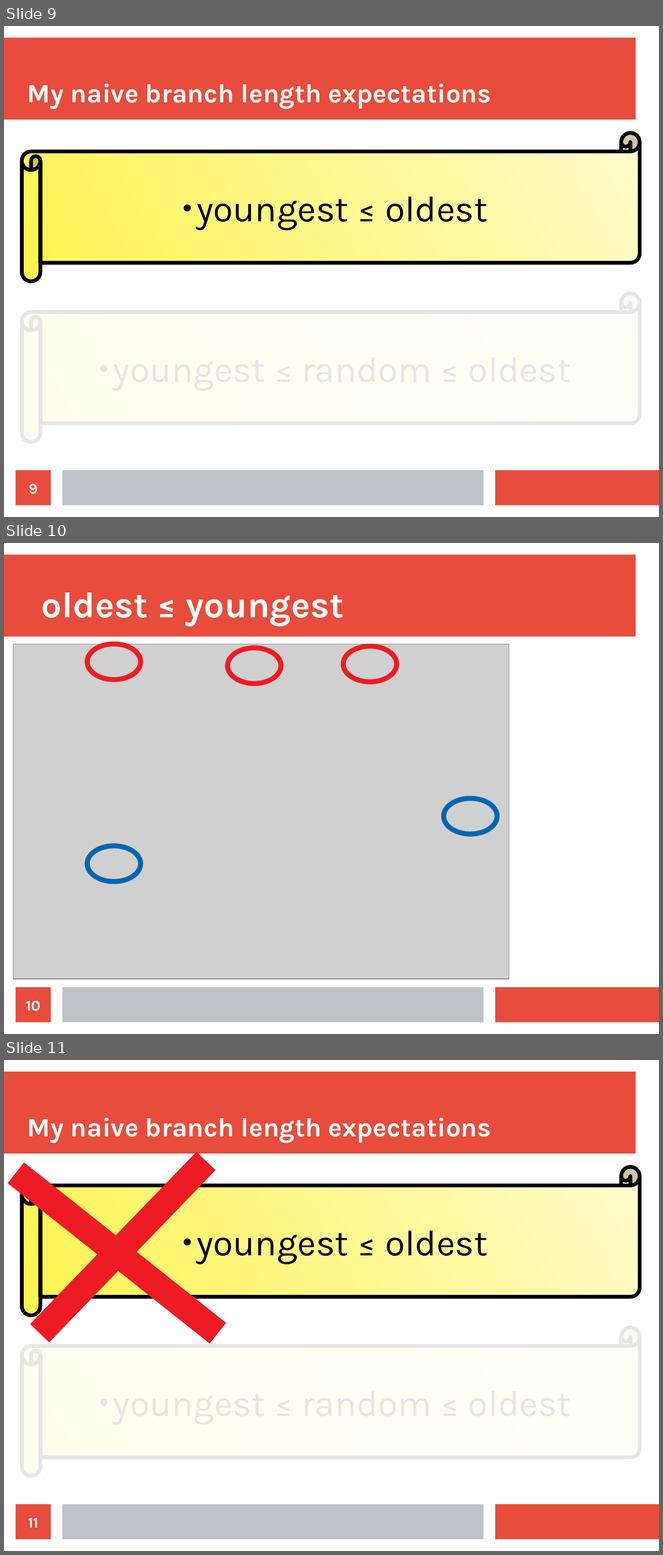
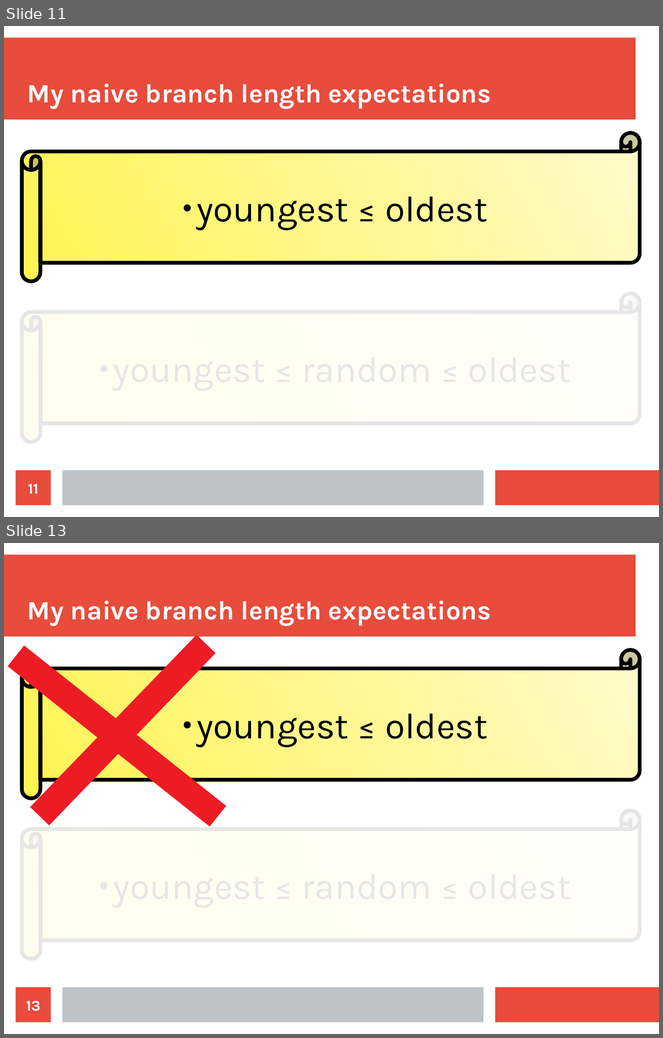
Before and after one commit to richelbilderbeek/Science, a slide deck: Bilderbeek20180502TeceMeeting/20180502Sampling.odp. Shown one above the other, each under a label of ours: slides 9, 10 and 11 before the commit, slides 11 and 13 after it; the slides between them are not shown. The pictures are 663x1555 and 663x1038 pixels, drawn with LibreOffice and Linux fonts; fonts in the diff are those of the drawing; grey boxes stand for pictures. Boxes give left, top, right and bottom in pixels: in the first picture for what was removed or moved away, otherwise in the second. Text is boxed around its words. In the diff, an @@ line names an element or a change of style, - is before the commit and + after.

```diff
--- a/Bilderbeek20180502TeceMeeting/20180502Sampling.odp
+++ b/Bilderbeek20180502TeceMeeting/20180502Sampling.odp
@@ slide 10 removed at (x1=4, y1=543, x2=659, y2=1034), background #FFFFFF; not listed: 3 template elements that a slide beside it also shows @@
@@ title removed at (x1=41, y1=592, x2=344, y2=626) @@
-oldest ≤ youngest
@@ picture removed at (x1=13, y1=644, x2=509, y2=979) @@
@@ ellipse removed at (x1=87, y1=644, x2=141, y2=680) @@
@@ ellipse removed at (x1=228, y1=648, x2=281, y2=684) @@
@@ ellipse removed at (x1=344, y1=646, x2=397, y2=682) @@
@@ ellipse removed at (x1=444, y1=799, x2=497, y2=834) @@
@@ ellipse removed at (x1=87, y1=846, x2=141, y2=882) @@
@@ page number removed at (x1=16, y1=988, x2=51, y2=1023) @@
-10
@@ what was slide 9 is now slide 11 @@
@@ page number at (x1=28, y1=484, x2=38, y2=494): text changed @@
-9
+11
@@ what was slide 11 is now slide 13 @@
@@ page number at (x1=26, y1=1001, x2=40, y2=1012): text changed @@
-11
+13
```
Also in this commit, not shown: 10 slides changed, 3 slides added, 4 other files.
